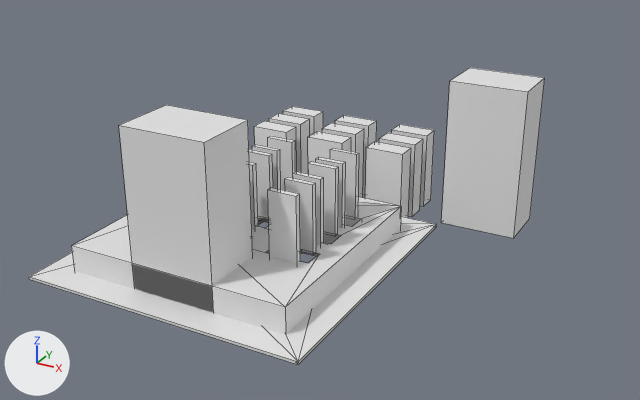
Two versions of the Blender file desk-hub-2.blend, one commit apart.
Camera for both pictures: a 50 mm camera at (0.153, -0.226, 0.138) aimed at (0.018, 0.02, 0.015). Every picture has the same lights, and +X, +Y and +Z are marked at lower left. Mesh edges are drawn as thin lines.

The older version as bpy lines, for what is in view:
```python
me_cube_001 = bpy.data.meshes.new('Cube.001')
me_cube_001.from_pydata(...)  # 203 vertices, 73 faces; spans x -1.0..1.0, y -1.0..1.0, z -1.0..19.0
me_cube_001.materials.append(mat_material)  # white #e7e7e7
me_cube_002 = bpy.data.meshes.new('Cube.002')
me_cube_002.from_pydata(...)  # a box spanning x -1.0..1.0, y -1.0..1.0, z -1.0..1.0
me_cube_029 = bpy.data.meshes.new('Cube.029')
me_cube_029.from_pydata(...)  # 16 vertices, 12 faces; spans x -1.0..1.0, y -1.0..1.0, z -1.0..1.0
# before: 0 (-0.93, -0.91, 0.82), 1 (-0.93, 0.91, 0.82), 2 (0.93, -0.91, 0.82), 3 (0.93, 0.91, 0.82), 4 (-1.0, -1.0, -1.0)
# before: 5 (-1.0, -1.0, 1.0) at pixel (118, 125), 6 (-1.0, 1.0, -1.0), 7 (-1.0, 1.0, 1.0) at pixel (166, 104), 8 (1.0, -1.0, -1.0), 9 (1.0, -1.0, 1.0) at pixel (204, 142)
# before: 11 (1.0, 1.0, 1.0) at pixel (247, 119), 12 (-0.93, 0.91, -1.0), 14 (0.93, -0.91, -1.0), 15 (-0.93, -0.91, -1.0)
me_cube_030 = bpy.data.meshes.new('Cube.030')
me_cube_030.from_pydata(...)  # a box spanning x -1.0..1.0, y -1.0..1.0, z -1.0..1.0
ob_main_body = bpy.data.objects.new('Main Body', me_cube_001)
ob_main_body.location = (0.0, 0.0, 0.0005)
ob_main_body.scale = (0.05, 0.05, 0.0005)
ob_usb_gap__0_0 = bpy.data.objects.new('USB gap (0,0)', me_cube_002)
ob_usb_gap__0_0.location = (-0.025, 0.0839, 0.0075)
ob_usb_gap__0_0.scale = (0.0075, 0.00375, 0.015)
ob_usb_hdmi_box = bpy.data.objects.new('USB-HDMI Box', me_cube_029)
ob_usb_hdmi_box.location = (0.0, -0.029, 0.0275)
ob_usb_hdmi_box.scale = (0.015, 0.011, 0.0275)
ob_usb_hdmi_gap = bpy.data.objects.new('USB-HDMI Gap', me_cube_030)
ob_usb_hdmi_gap.location = (0.0614, 0.0717, 0.0238)
ob_usb_hdmi_gap.scale = (0.014, 0.01, 0.0275)
# also in view: 'USB gap (0,1)' at (-0.025, 0.073, 0.007); 'USB gap (2,1)' at (0.025, 0.073, 0.007); 'USB fastener (2,0,1)' at (0.025, 0.015, 0.021); 'USB gap (1,0)' at (0.0, 0.084, 0.007); 'USB fastener (2,2,1)' at (0.025, -0.015, 0.021)
```
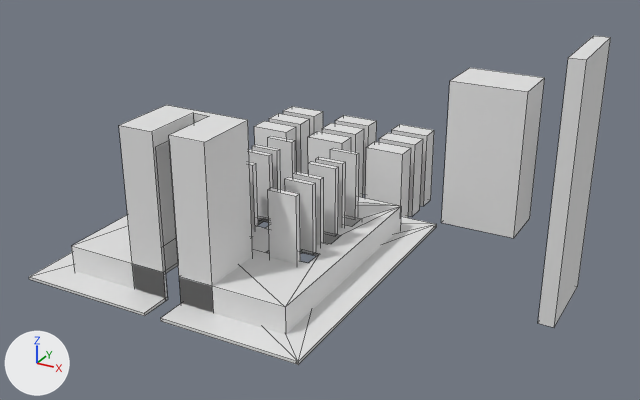
Commit message: Applied cable gap

What differs and where, as boxes (x1, y1, x2, y2) in the pictures (640 x 400 px):
'USB-HDMI Box', reshaped
    before: (119, 105, 253, 313)
    after: (119, 105, 253, 312)
'Cable Gap', added
    after: (538, 36, 611, 327)
part 1 of me_cube_001, built on
    both: (29, 225, 298, 365)
part 2 of me_cube_029, built on
    before: (132, 109, 213, 303)
    after: (132, 109, 213, 304)

The change, as a diff of the scene's bpy script:
```diff
--- a/desk-hub-2.blend.py
+++ b/desk-hub-2.blend.py
@@ me_cube_001 @@
 # used by ob_main_body; location = (0.0, 0.0, 0.0005); scale = (0.05, 0.05, 0.0005)
-me_cube_001.from_pydata(...)  # 203 vertices, 73 faces; spans x -1.0..1.0, y -1.0..1.0, z -1.0..19.0
+me_cube_001.from_pydata(...)  # 219 vertices, 83 faces; spans x -1.0..1.0, y -1.0..1.0, z -1.0..19.0
+# me_cube_001 part 1
+# 9 faces are deleted
+# 16 vertices are added at x -0.1..0.1, y -1.0..-0.8, z -1.0..19.0
+# 19 new faces join them
 me_cube_001.materials.append(mat_material)
@@ me_cube_029 @@
 me_cube_029.from_pydata(...)  # 16 vertices, 12 faces; spans x -1.0..1.0, y -1.0..1.0, z -1.0..1.0
 # used by ob_usb_hdmi_box; location = (0.0, -0.029, 0.0275); scale = (0.015, 0.011, 0.0275)
 # verts and faces of me_cube_029; kept vertices keep their numbers, new ones are numbered from 16
+# me_cube_029 part 2
+delete_faces([(0, 1, 3, 2), (4, 8, 9, 5), (5, 9, 11, 7), (0, 2, 14, 15), (4, 6, 12, 15, 14, 8)])
+verts[16] = (-0.2, 0.77, 1.0)  # pixel (193, 112)
+verts[17] = (-0.2, 0.77, 0.82)
+verts[18] = (0.2, 0.77, 1.0)  # pixel (209, 116)
+verts[19] = (0.2, 0.77, 0.82)
+verts[20] = (0.2, -1.0, -1.0)
+verts[21] = (0.2, -0.91, -1.0)
+verts[22] = (0.2, -1.0, 1.0)  # pixel (168, 135)
+verts[23] = (0.2, -0.91, 0.82)
+verts[24] = (-0.2, -1.0, 1.0)  # pixel (151, 131)
+verts[25] = (-0.2, -0.91, 0.82)  # pixel (155, 147)
+verts[26] = (-0.2, -1.0, -1.0)  # pixel (165, 301)
+verts[27] = (-0.2, -0.91, -1.0)  # pixel (167, 299)
+faces += [(0, 1, 3, 2, 23, 19, 17, 25), (8, 9, 22, 20), (5, 24, 16, 18, 22, 9, 11, 7), (0, 25, 27, 15), (4, 6, 12, 15, 27, 26), (18, 19, 23, 21, 20, 22)]
+faces += [(16, 17, 19, 18), (16, 24, 26, 27, 25, 17), (2, 14, 21, 23), (8, 20, 21, 14), (4, 26, 24, 5)]
@@ ob_cable_gap @@
+ob_cable_gap = bpy.data.objects.new('Cable Gap', me_cube_030.copy())  # the mesh of ob_usb_hdmi_gap
+ob_cable_gap.location = (0.0908, 0.0777, 0.015)
+ob_cable_gap.scale = (0.003, 0.0175, 0.05)
```
